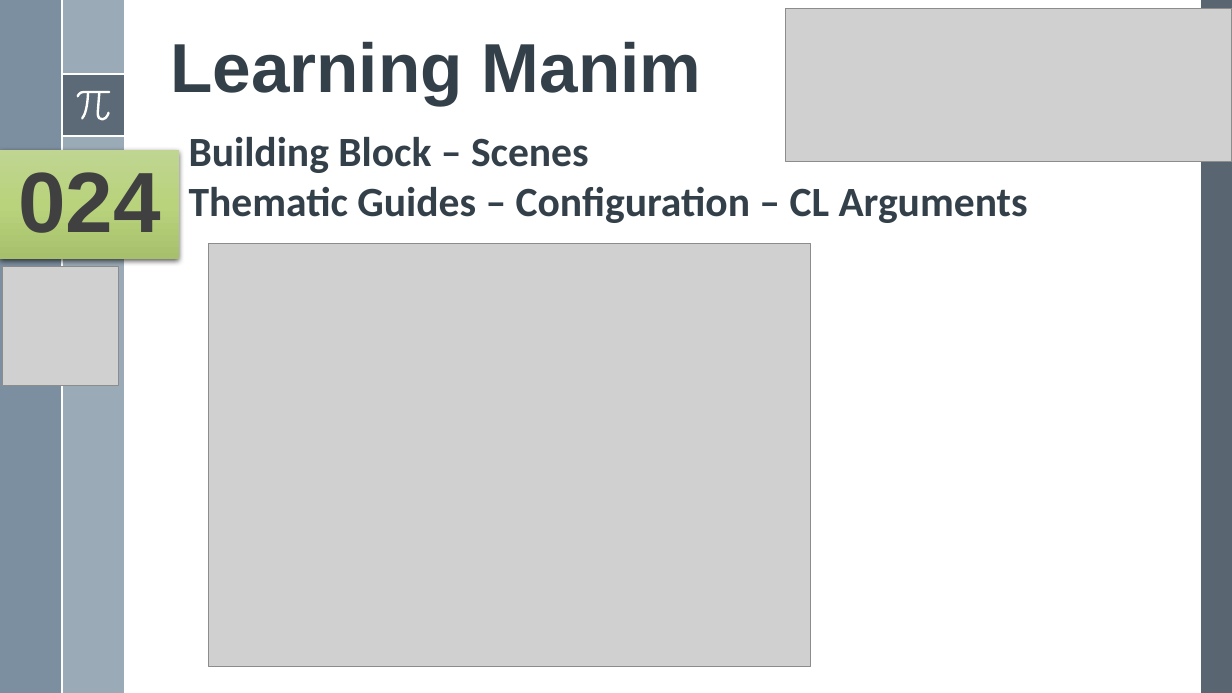
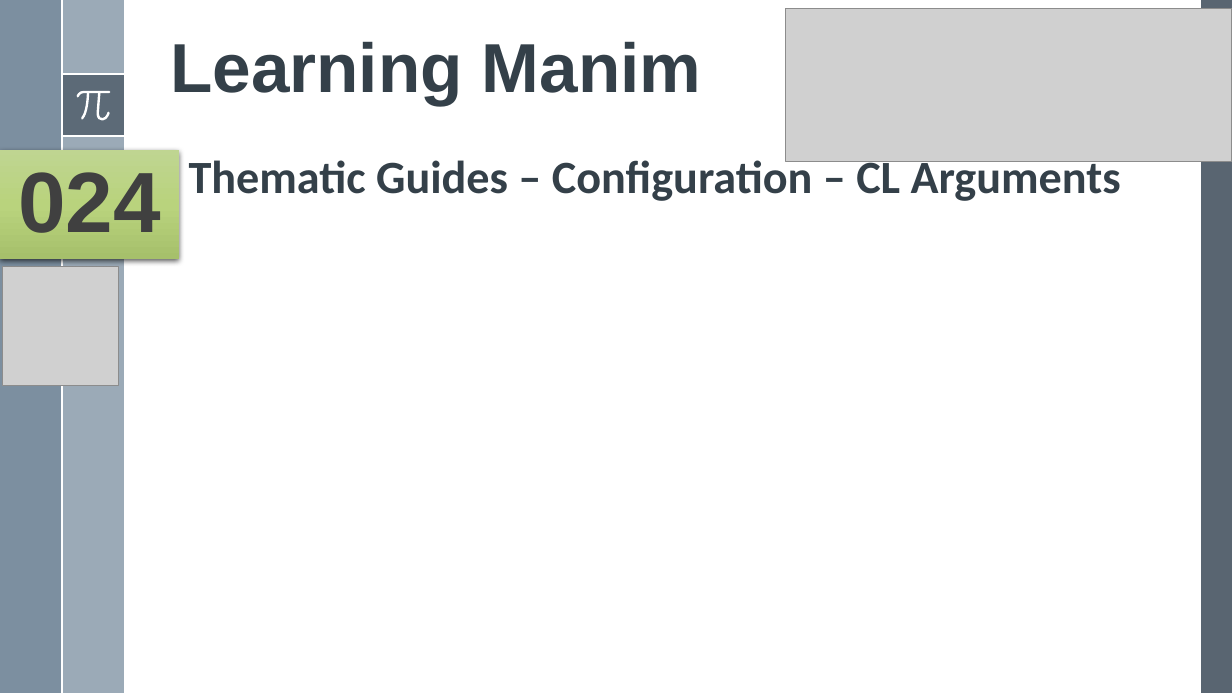
Before and after one commit to yasenstar/python, a slide deck: slide 24 of Manim/Learn Manim Library by Practice.pptx. Drawn at 1232x693 pixels with LibreOffice and Linux fonts; fonts in the diff are those of the drawing; grey boxes stand for pictures. Boxes give left, top, right and bottom in pixels: in the first picture for what was removed or moved away, otherwise in the second. Text is boxed around its words. In the diff, an @@ line names an element or a change of style, - is before the commit and + after.

```diff
--- a/Manim/Learn Manim Library by Practice.pptx
+++ b/Manim/Learn Manim Library by Practice.pptx
@@ text "Thematic Guides – Configuration – ..." at (189, 154, 1121, 201): size 32.4 to 36 pt @@
@@ text at (189, 137, 589, 173): paragraph removed @@
-Building Block – Scenes
@@ picture removed at (208, 243, 810, 666) @@
```
Also in this commit, not shown: 1 other slide changed, 11 other files.
